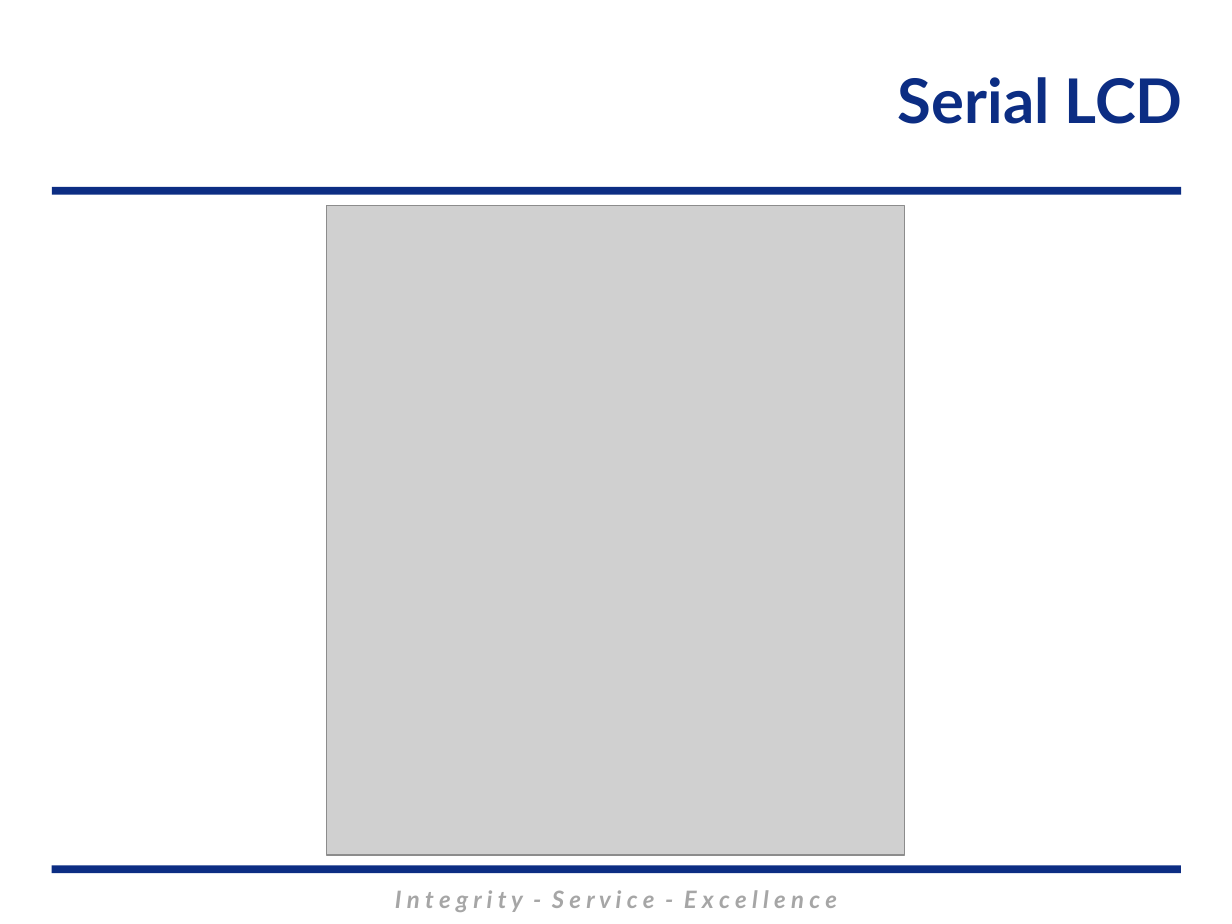
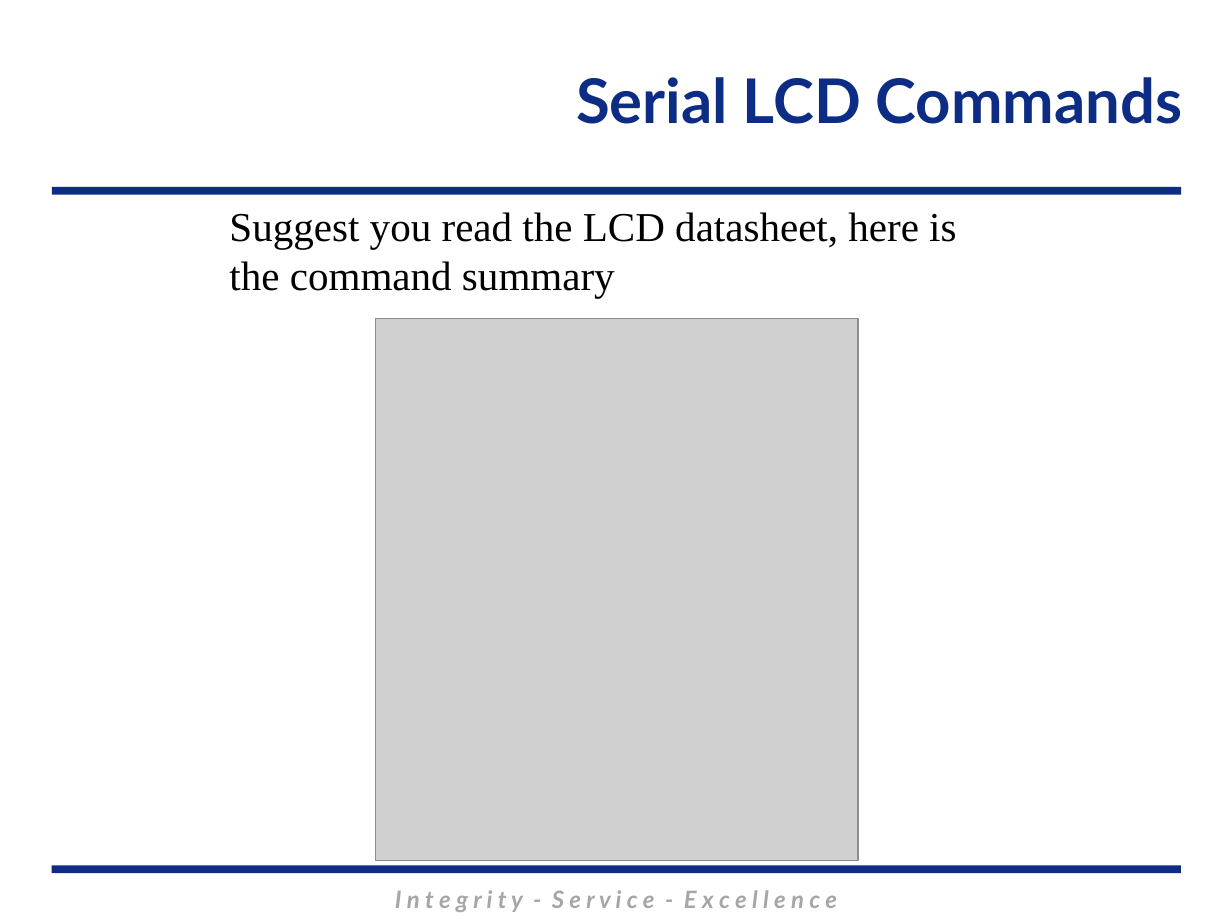
Before and after one commit to MarsUniversity/ECE382, a slide deck: slide 47 of source/lessons/lsn32-33-34/Lsn32-33-34.pptx (slide 41 before the commit). Drawn at 1232x924 pixels with LibreOffice and Linux fonts; fonts in the diff are those of the drawing; grey boxes stand for pictures; background and template pictures are left out. Boxes give left, top, right and bottom in pixels: in the first picture for what was removed or moved away, otherwise in the second. Text is boxed around its words. In the diff, an @@ line names an element or a change of style, - is before the commit and + after.

```diff
--- a/source/lessons/lsn32-33-34/Lsn32-33-34.pptx
+++ b/source/lessons/lsn32-33-34/Lsn32-33-34.pptx
@@ title at (x1=576, y1=77, x2=1183, y2=124): text changed @@
-Serial LCD
+Serial LCD Commands
@@ text added at (x1=229, y1=212, x2=956, y2=298), 24 pt, text #000000 @@
+Suggest you read the LCD datasheet, here is the command summary
@@ picture resized from (x1=326, y1=206, x2=904, y2=855) to (x1=376, y1=319, x2=859, y2=861) @@
```
Also in this commit, not shown: 8 other slides changed, 9 slides added, 3 slides removed.
